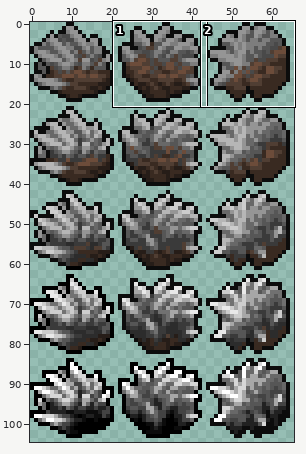
Sprite sheet: Content/Items/Jewels/Rares/Moonstone/MajorMoonstone.png. Above: a wide view before the commit, with the close-up outlined.
Close-up. As it was:
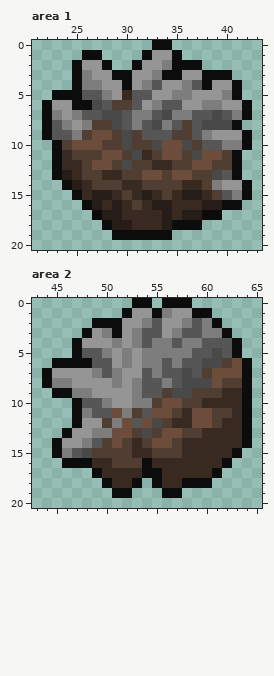
The file is 132x210 pixels, drawn in blocks of 2x2; one block is one cell here. Colours within 5 levels of each other are drawn and written as one. Shown: area 1: x 21..43, y 0..20; area 2: x 43..65, y 0..20. The commit also changed other parts of the picture, which this record leaves out.
Now the later version:
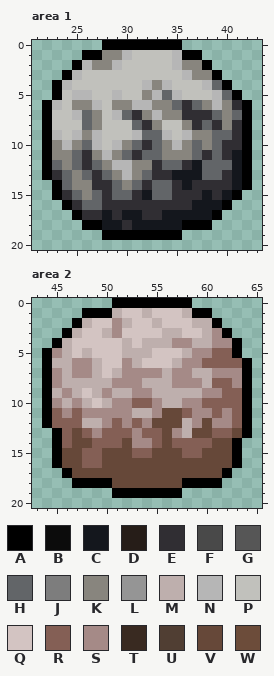
Palette (. is transparent): A #000000  B #0c0c0c  C #14171d  D #261d18  E #302e33  F #494949  G #565656  H #626568  J #7d7d7d  K #88857e  L #959595  M #beafad  N #b6b6b6  P #c1c1bc  Q #d3c4c2  R #845f55  S #a58a87  T #392a21  U #503e33  V #664839  W #6c4c3a
From old to new:
Changed rows in their new state; - is an unchanged pixel.
Area 1:
first column x 22:
 0 ------AAAAAAAA-------
 1 ----AAKKNPPPPNAA-----
 2 ---ANKKNPPPPPNKKA----
 3 --ANPPPPPPPPPPNKKA.--
 4 -ANPPPPPPPNKNPPPNHA.-
 5 -APNNPPNPPKNHNPPPNHA-
 6 ANPKKNPKKNNKKHEHKNKEA
 7 APPNHKPNHEKNKKEEEHKHA
 8 APPPHKPPPHEKPPKEHEKEA
 9 ANPNKNPPPNHHNPNKKHHEA
10 AKNKHNPNKHEHKNKHKHEEA
11 AKKHEKNKHEHHKKKHEHECA
12 AHKHEHKNNKKEHHECHHHCA
13 AEHKHEHKNKHEECCCHHECA
14 -AHKKEEHKHEHHECEEEECA
15 -AEHKHEHHECHHEEECECA.
16 --AEHHEEEEEEEEECCCA.-
17 ---AEECECCEECCCCCA---
18 ----AACCECCCCCAAA----
19 ------AAAAAAAA-------
Area 2:
first column x 44:
 0 -------AAAAAAAA------
 1 ----AAAMQQMQQQMAA----
 2 ---AMQQSMQQMQQQMMA---
 3 --AMQQMSQQQQMMQQMSA--
 4 -AMQQQQQMQMMMSSMMSSA-
 5 ASMQMQQQMMMQQQMSSRRA-
 6 AMMSSMQQSMQQQMSSRRRRA
 7 ASMSSMQMSSSSMSSMMSSSA
 8 ASMMMMMSSSMMMSSSMRRSA
 9 AMSMQMSMMSSMMMMMSSRRA
10 ASMSMQMSSRRSMMSSRRRRA
11 ARSRSSSSSMMSVVRSSRSRA
12 ARRRMMSRSRSVVVMSVSSRA
13 -ARVRSRRRSRRVSMVVRRVA
14 -ARVVRRRVSSRVRRRRVVA.
15 -AVVRRVVVRRVVVRRVVVA-
16 -AVVRRVVVVVVVVVVVVVA-
17 --AVVVVVVVVVVVVVVVA--
18 ---AAAAVVVVVVVAAAA---
19 -------AAAAAAA-------
Changed places in both close-ups, as pixel boxes (x1, y1, x2, y2):
changed: (42, 40, 252, 240)
changed: (42, 298, 252, 498)
